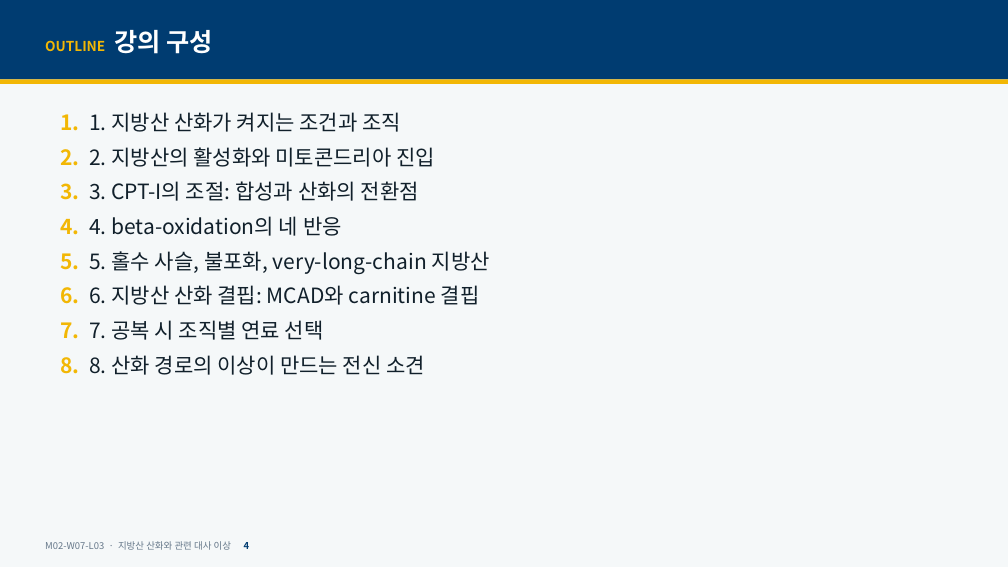
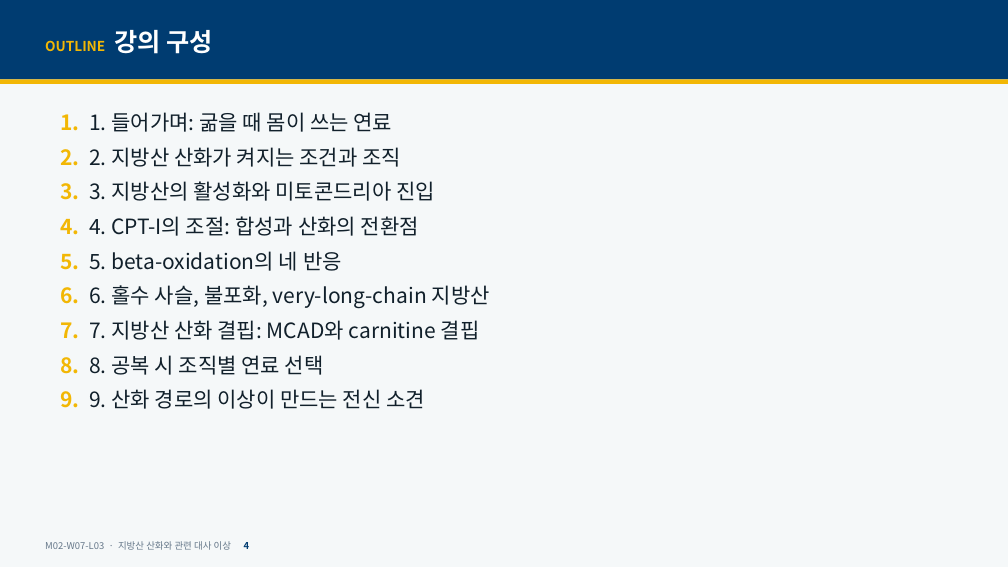
Before and after one commit to hoperiasd2/hoperiasd2.github.io, a slide deck: slide 4 of curriculum/M02/W07/L03/slides.pptx. Drawn at 1008x567 pixels with LibreOffice and Linux fonts; fonts in the diff are those of the drawing. Boxes give left, top, right and bottom in pixels: in the first picture for what was removed or moved away, otherwise in the second. Text is boxed around its words. In the diff, an @@ line names an element or a change of style, - is before the commit and + after.

```diff
--- a/curriculum/M02/W07/L03/slides.pptx
+++ b/curriculum/M02/W07/L03/slides.pptx
@@ text at (60,112,490,409): text changed @@
-1. 1. 지방산 산화가 켜지는 조건과 조직
-2. 2. 지방산의 활성화와 미토콘드리아 진입
-3. 3. CPT-I의 조절: 합성과 산화의 전환점
-4. 4. beta-oxidation의 네 반응
-5. 5. 홀수 사슬, 불포화, very-long-chain 지방산
-6. 6. 지방산 산화 결핍: MCAD와 carnitine 결핍
-7. 7. 공복 시 조직별 연료 선택
-8. 8. 산화 경로의 이상이 만드는 전신 소견
+1. 1. 들어가며: 굶을 때 몸이 쓰는 연료
+2. 2. 지방산 산화가 켜지는 조건과 조직
+3. 3. 지방산의 활성화와 미토콘드리아 진입
+4. 4. CPT-I의 조절: 합성과 산화의 전환점
+5. 5. beta-oxidation의 네 반응
+6. 6. 홀수 사슬, 불포화, very-long-chain 지방산
+7. 7. 지방산 산화 결핍: MCAD와 carnitine 결핍
+8. 8. 공복 시 조직별 연료 선택
+9. 9. 산화 경로의 이상이 만드는 전신 소견
```
Also in this commit, not shown: 34 other slides changed, 2 slides added, 13 other files.
